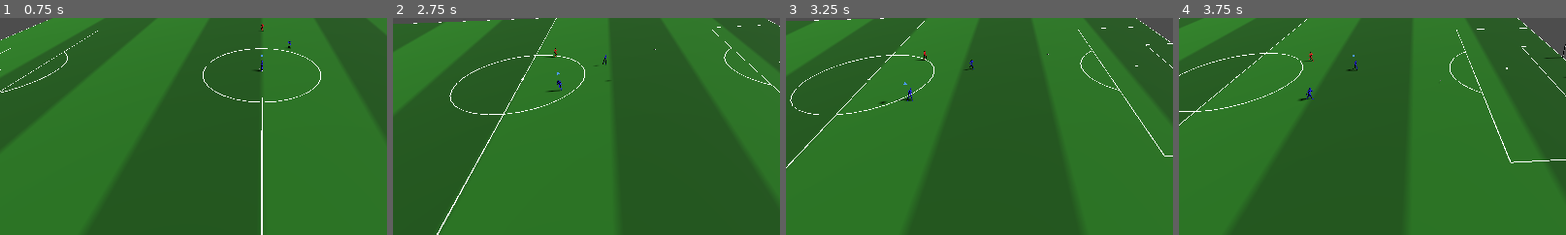
Above: before the commit, frames 1-4 (left to right).
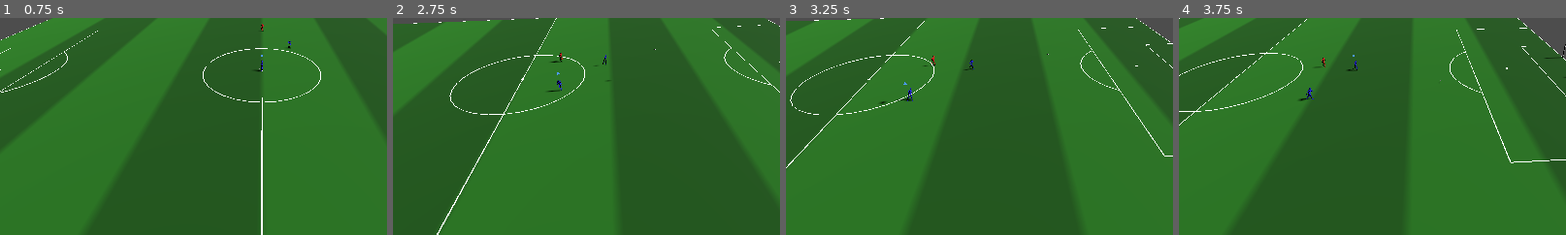
Above: after the commit, the same moments.

Repository: Churikov0112/open_football
Game: Godot game, scene res://scenes/main_menu.tscn
Two runs of this game, one before a commit and one after it. Both use one fixed random seed, a clock stepped at 60 frames per second and the inputs below.
Inputs:
- Up to frame 1 (0.75 s): click "Start Match" at 0.5 s
- Up to frame 2 (2.75 s): hold D (move_right) 1.28-2.03 s; hold Space (kick) 1.28-2.03 s; hold S (move_back) from 2.03 s (still down); tap E (pass) at 2.1 s
- Up to frame 3 (3.25 s): release S (move_back) at 2.78 s; hold D (move_right) from 2.78 s (still down); hold Shift (sprint) from 2.78 s (still down)
- Up to frame 4 (3.75 s): release D (move_right) at 3.53 s; release Shift (sprint) at 3.53 s; hold W (move_forward) from 3.53 s (still down); tap Q (swap_player) at 3.6 s
The pictures show only the part of the screen within x 17-66%, y 38-88%; the shares and areas given below are measured in that part.

Frame 1 is identical in both runs. In frame 2, less than 0.1% of the frame differs, in the area x 39-44%, y 13-21%; in frame 3, less than 0.1%; in frame 4, less than 0.1%.

Commit message:
tune(ai): raise opponent base speed to match human's normal run pace
6.5 was noticeably below the human's LOCO_TOP_SPEED (8.0), so the human
could nearly always outrun or catch the AI opponent regardless of tackle
mechanics. Raised to 8.0 (on par with human non-sprint pace); the human's
sprint (12.0, AI has none) remains a real edge for breaking away.

Co-Authored-By: Claude Sonnet 5 <noreply@anthropic.com>

Diff:
--- a/scripts/ai/simple_ai.gd
+++ b/scripts/ai/simple_ai.gd
@@ -1,7 +1,11 @@
 extends CharacterBody3D
 
 @export var ball: RigidBody3D
-@export var speed: float = 6.5
+# Было 6.5 — заметно медленнее человека (LOCO_TOP_SPEED=8.0), из-за чего человек почти
+# всегда мог убежать/догнать при подкате, а ИИ — почти никогда. Подняли до 8.0, вровень
+# с обычным бегом человека; спринт (LOCO_SPRINT_SPEED=12.0, только у человека) остаётся
+# реальным преимуществом для отрыва.
+@export var speed: float = 8.0
 @export var home_goal: Node3D
 @export var target_node: Node3D
 
